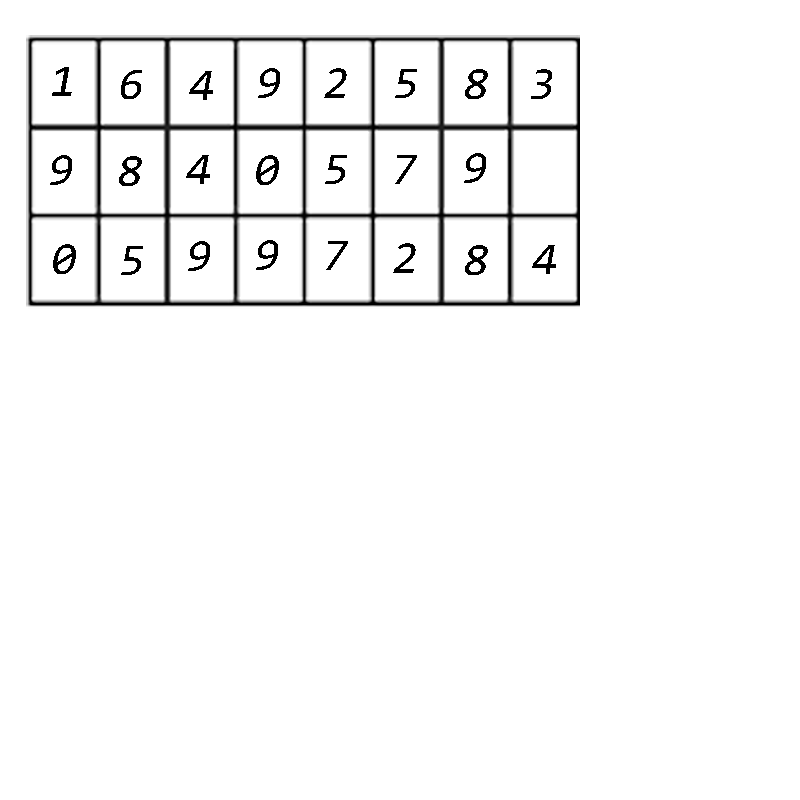
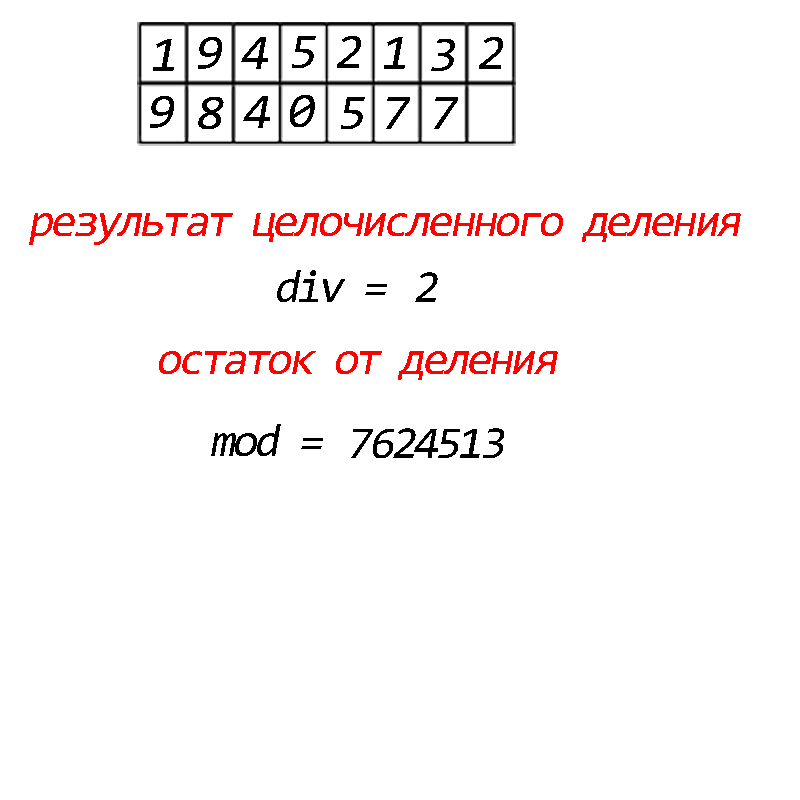
Layered file, before and after one edit (800px x 800px). Changes by layer:
added group "Деление" with 23 layers above "Умножение чисел" over bbox(29, 22, 741, 458)
added layer "Слой 13" in group "Деление" over bbox(211, 424, 504, 458)
added layer "Слой 14" in group "Деление" over bbox(277, 270, 438, 302)
added layer "остаток от деления" in group "Деление" over bbox(159, 351, 558, 380)
added layer "результат целочисленного деления" in group "Деление" over bbox(29, 213, 741, 245)
added layer "2" (1st of 5, in "Деление") in group "Деление" over bbox(276, 426, 280, 448)
added layer "+ 1.times10( )" (1st of 2, in "Деление") in group "Деление" over bbox(351, 428, 504, 458)
added layer "1" (1st of 6, in "Деление") in group "Деление" over bbox(277, 425, 281, 442)
added layer "+ 1.times10( )" (2nd of 2, in "Деление") in group "Деление" over bbox(351, 428, 504, 458)
added layer "0" (1st of 6, in "Деление") in group "Деление" over bbox(301, 438, 306, 449)
added layer "mod =" in group "Деление" over bbox(211, 433, 250, 456)
added layer "while (mod >= toSubstruct)" in group "Деление" over bbox(159, 351, 558, 380)
added layer "toSubstruct = 7750489" in group "Деление" over bbox(142, 272, 580, 304)
added layer "Слой 12" in group "Деление" over bbox(589, 221, 740, 242)
added layer "Вычитаемое = absoluteNumber._time10( )" in group "Деление" over bbox(135, 274, 580, 305)
added layer "lenghtDifference = 1" in group "Деление" over bbox(144, 212, 586, 253)
added layer "Разница длины: 1" in group "Деление" over bbox(145, 211, 497, 246)
added layer "действие1" in group "Деление" over bbox(486, 40, 580, 182)
added layer "start" (1st of 2, in "Деление") in group "Деление" over bbox(137, 22, 516, 146)
hid group "Сложение чисел" (29 layers) over bbox(26, 35, 630, 452)
